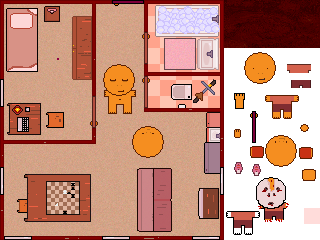
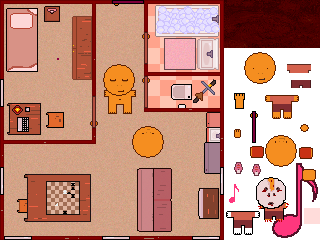
Layer changes from the first 320x240 image to the second:
added layer "Layer 66" above "Layer 65" over 272, 163, 318, 238
added layer "Layer 65" above "Layer 54" over 229, 184, 239, 203
